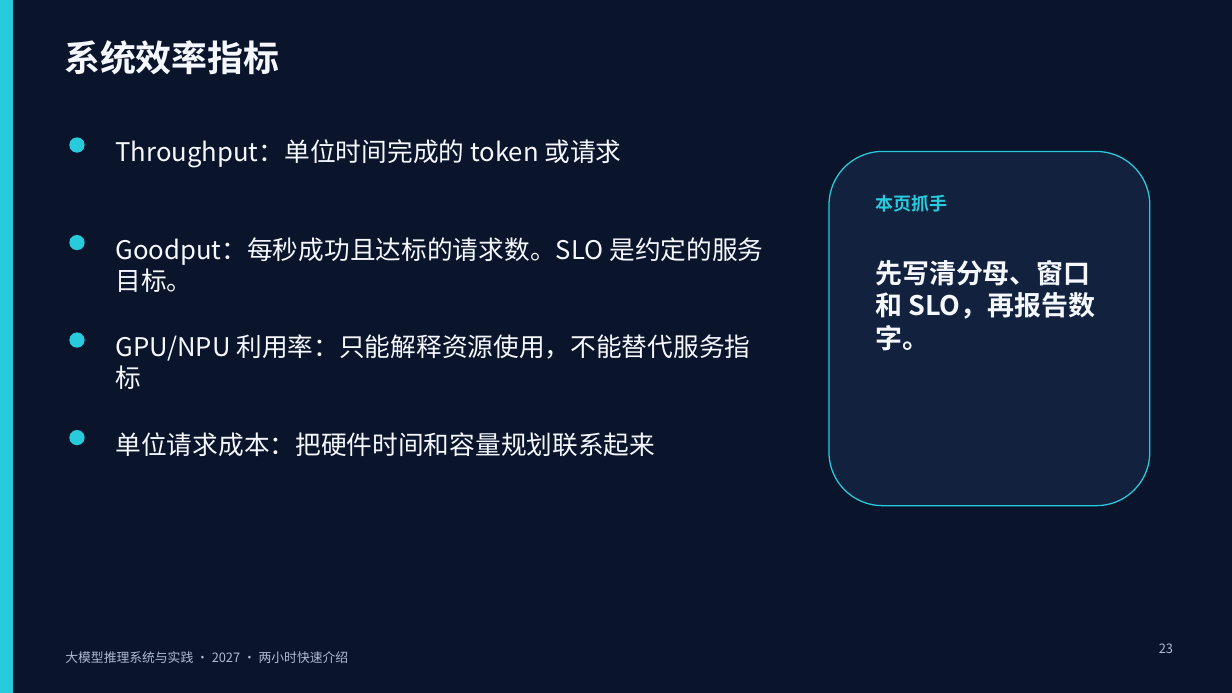
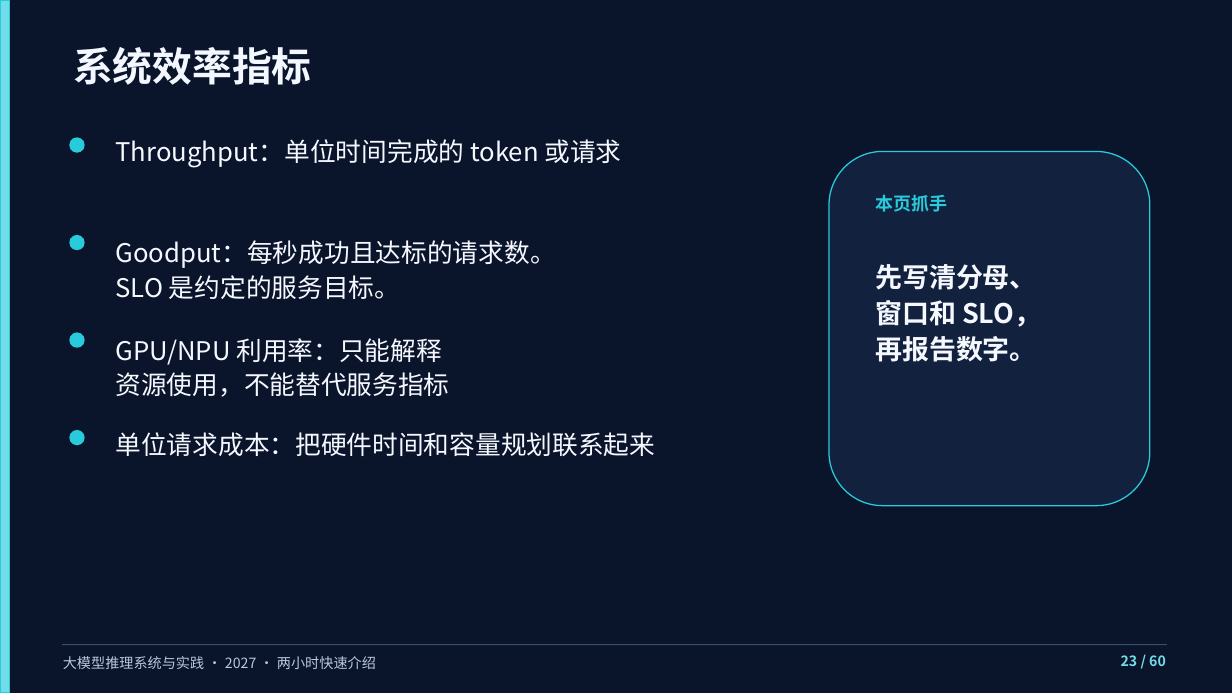
Before and after one commit to vLLM-HUST/intro-to-llm-inference-engines, a slide deck: slide 23 of build/slides/2027/course-overview/LLM推理系统_两小时快速介绍.pptx. Drawn at 1232x693 pixels with LibreOffice and Linux fonts; fonts in the diff are those of the drawing. Boxes give left, top, right and bottom in pixels: in the first picture for what was removed or moved away, otherwise in the second. Text is boxed around its words. In the diff, an @@ line names an element or a change of style, - is before the commit and + after.

Commit message:
Refine the projection layout across all ten course decks

```diff
--- a/build/slides/2027/course-overview/LLM推理系统_两小时快速介绍.pptx
+++ b/build/slides/2027/course-overview/LLM推理系统_两小时快速介绍.pptx
@@ rectangle resized from (x1=0, y1=0, x2=13, y2=693) to (x1=0, y1=0, x2=9, y2=693) @@
@@ rectangle at (x1=0, y1=0, x2=9, y2=693): fill #28CBDB to #72DDE9 @@
@@ text "系统效率指标" moved from (x1=64, y1=40, x2=279, y2=75) to (x1=73, y1=47, x2=312, y2=85) @@
@@ text "系统效率指标" at (x1=73, y1=47, x2=312, y2=85): size 28 to 31 pt, text colour #F5F8FF to #F3F7FF @@
@@ text at (x1=115, y1=240, x2=555, y2=299): text changed @@
-Goodput：每秒成功且达标的请求数。SLO 是约定的服务目标。
+Goodput：每秒成功且达标的请求数。
+SLO 是约定的服务目标。
@@ text at (x1=875, y1=264, x2=1041, y2=362): text changed @@
-先写清分母、窗口和 SLO，再报告数字。
+先写清分母、
+窗口和 SLO，
+再报告数字。
@@ text at (x1=115, y1=338, x2=449, y2=397): text changed @@
-GPU/NPU 利用率：只能解释资源使用，不能替代服务指标
+GPU/NPU 利用率：只能解释
+资源使用，不能替代服务指标
@@ rectangle added at (x1=62, y1=644, x2=1167, y2=645), fill #36506B @@
@@ text "大模型推理系统与实践 · 2027 · 两小时快速介绍" at (x1=63, y1=656, x2=376, y2=669): size 10 to 11 pt, text colour #AEBCD3 to #B8C9E0; line spacing 1 to 1.1 @@
@@ rectangle removed at (x1=1119, y1=637, x2=1183, y2=670) @@
@@ text at (x1=1121, y1=655, x2=1166, y2=666): text changed; size 10 to 11 pt; text colour #AEBCD3 to #72DDE9; bold on @@
-23
+23 / 60
```
Also in this commit, not shown: 59 other slides changed, 9 other files.
